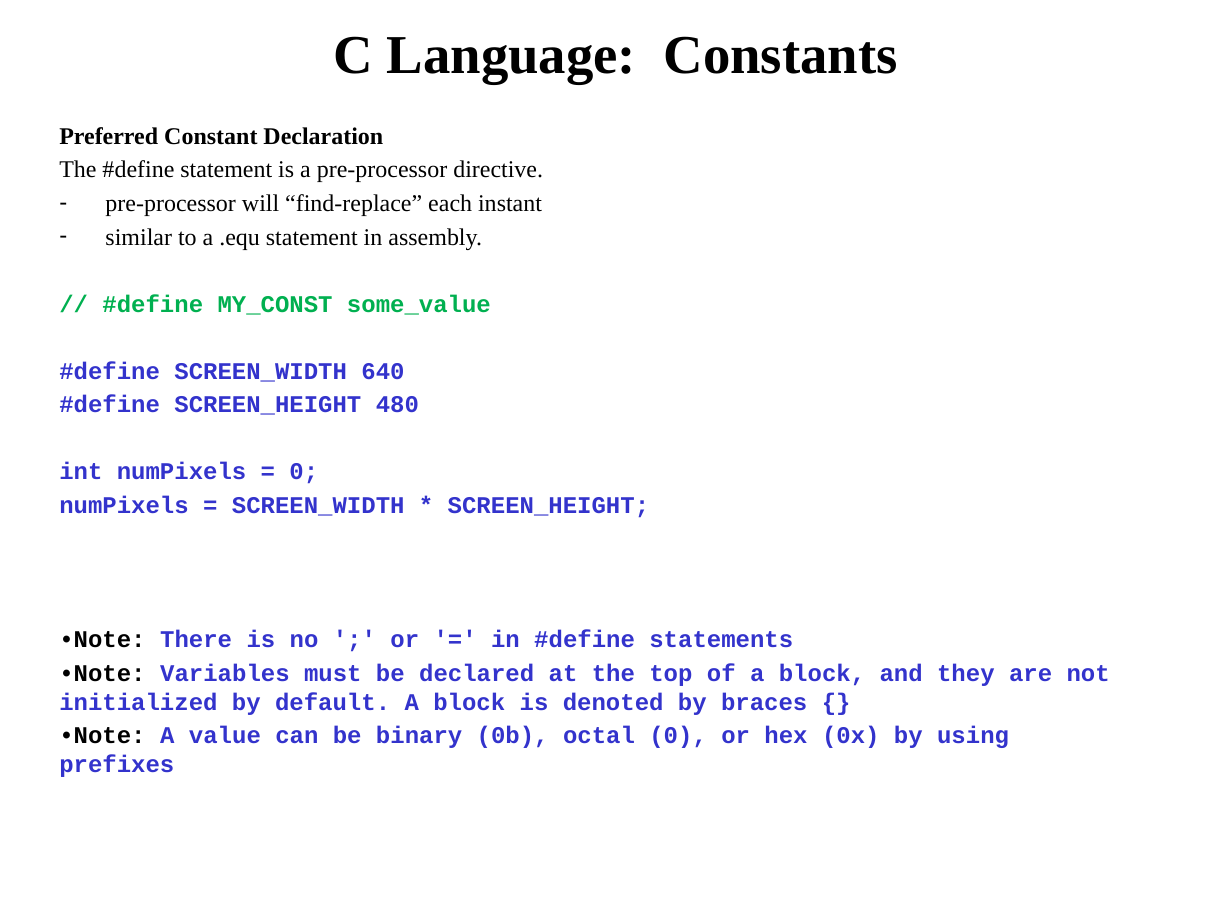
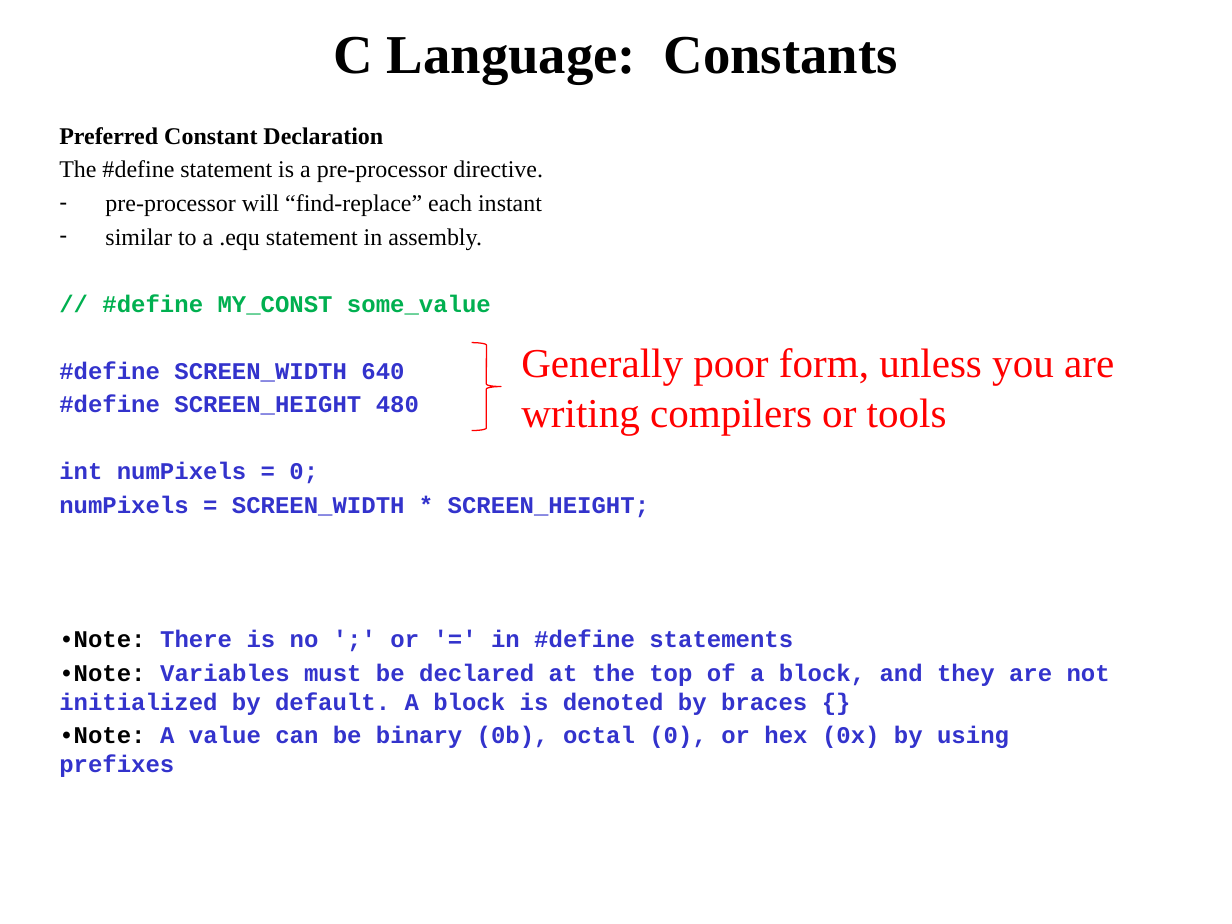
Before and after one commit to pw4rn3r/ECE382, a slide deck: slide 18 of notes/L19/Lsn19.pptx (slide 17 before the commit). Drawn at 1232x924 pixels with LibreOffice and Linux fonts; fonts in the diff are those of the drawing. Boxes give left, top, right and bottom in pixels: in the first picture for what was removed or moved away, otherwise in the second. Text is boxed around its words. In the diff, an @@ line names an element or a change of style, - is before the commit and + after.

```diff
--- a/notes/L19/Lsn19.pptx
+++ b/notes/L19/Lsn19.pptx
@@ right brace added at (472, 342, 501, 430), outline #FF0000 0.75 pt @@
@@ text added at (521, 348, 1114, 434), 24 pt, text #FF0000 @@
+Generally poor form, unless you are writing compilers or tools
```
Also in this commit, not shown: 6 other slides changed, 6 slides added, 3 slides removed.
